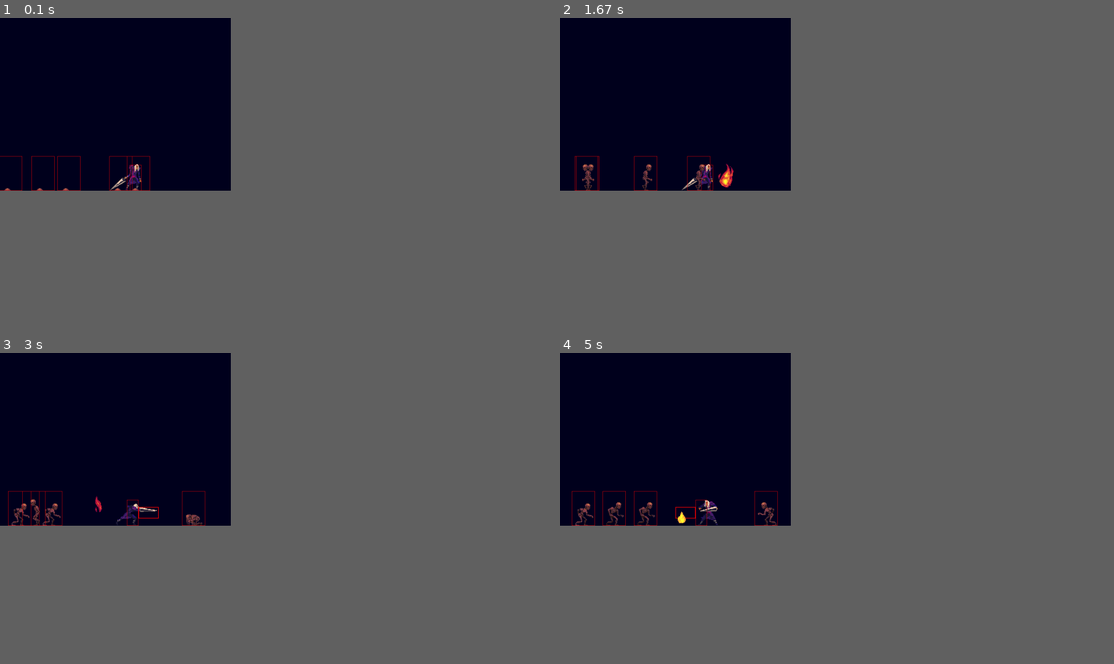
Above: before the commit, frames 1-4 (two rows, left to right).
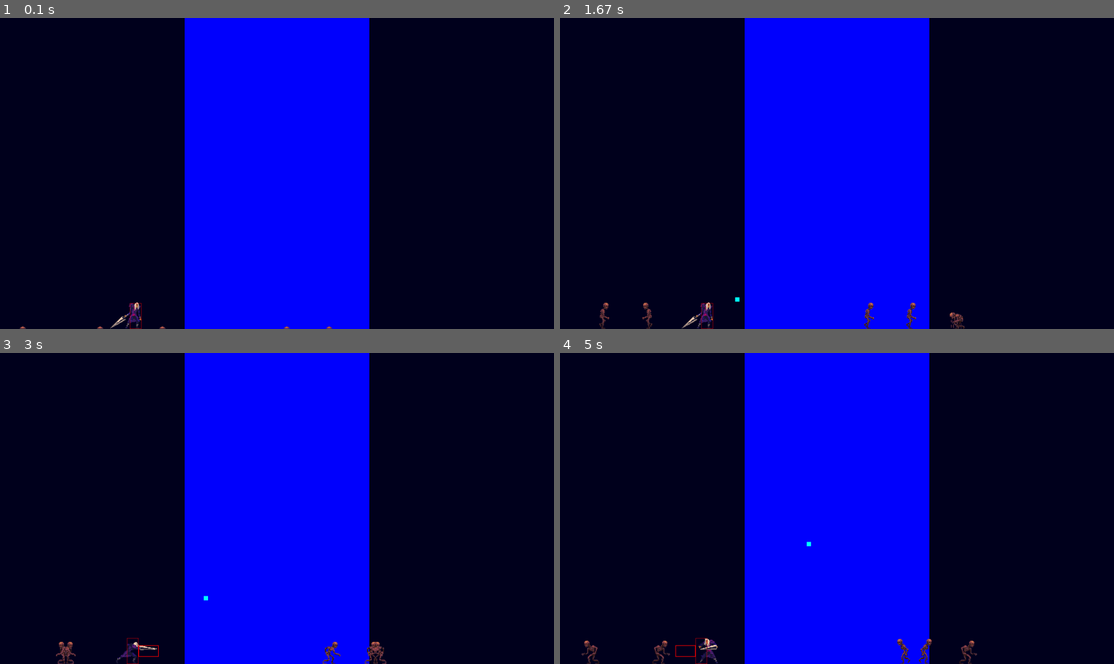
Above: after the commit, the same moments.

Repository: Valvetronix/UNLaM-Programacion-API-Pygame-Grupo-05
Game: pygame game, started from MetroidvaniaTowerDefenseSurvival/main.py
The game is run twice, just before and just after one commit, with the same random seed, the same clock (stepped at 60 frames per second) and the same inputs.
Inputs:
- Up to frame 1 (0.1 s): no input
- Up to frame 2 (1.67 s): tap Space at 0.33, 0.73, 1.03, 1.23, 1.53 s; hold Right 0.67-1.13 s; hold Right 1.17-1.63 s
- Up to frame 3 (3 s): hold Left 1.67-2.2 s; tap Space at 1.73, 2.03, 2.3, 2.6, 2.73 s; hold Left 2.23-2.63 s; hold Right from 2.67 s (still down)
- Up to frame 4 (5 s): tap Space at 3.03, 3.4, 3.7, 3.9, 4.2, 4.4, 4.7, 4.9 s; release Right at 3.3 s; hold Left 3.33-3.8 s; hold Right 3.83-4.3 s; hold Right 4.33-4.8 s; hold Left from 4.83 s (still down)
In our replay, the window is 375x281 before the commit and 900x506 after it. These sizes can differ from the game's own. Grey fills any space a smaller window leaves; there, only what the larger window draws over its background counts as a difference.

The runs differ from the first frame. In frame 1, 34% of the frame differs, in the area x 0-67%, y 0-100%; in frame 2, 34%, in the area x 2-74%, y 0-100%; in frame 3, 34%; in frame 4, 34%.

Commit message:
Cree la clase Skeleton que hereda de Enemy, la torre y almas

Diff:
--- /dev/null
+++ b/MetroidvaniaTowerDefenseSurvival/building.py
@@ -0,0 +1,11 @@
+import pygame
+import constant
+import color
+
+class Building:
+    def __init__(self, x, y):
+        self.shape = pygame.Rect(0, 0, constant.TOWER_WIDTH, constant.SCREEN_HEIGHT)
+        self.shape.midbottom = (x, y)
+
+    def draw(self, screen):
+        pygame.draw.rect(screen, color.BLUE, self.shape)
--- a/MetroidvaniaTowerDefenseSurvival/color.py
+++ b/MetroidvaniaTowerDefenseSurvival/color.py
@@ -5,3 +5,4 @@
 RED = (255, 0, 0)
 GREEN = (0, 255, 0)
 BLUE = (0, 0, 255)
+CYAN = (0, 255, 255)
--- a/MetroidvaniaTowerDefenseSurvival/constant.py
+++ b/MetroidvaniaTowerDefenseSurvival/constant.py
@@ -1,6 +1,6 @@
 #Configuración de la pantalla
-SCREEN_WIDTH = 800
-SCREEN_HEIGHT = 600
+SCREEN_WIDTH = 1920
+SCREEN_HEIGHT = 1080
 
 #HEROE
 HERO_WIDTH = 80
@@ -19,8 +19,16 @@
 SKELETON_WIDTH = 80
 SKELETON_HEIGHT = 105
 
-ENEMY_HITBOX_WIDTH = 80
-ENEMY_HITBOX_HEIGHT = 120
+SKELETON_HITBOX_WIDTH = 80
+SKELETON_HITBOX_HEIGHT = 120
+
+SOUL_WIDTH = 15
+SOUL_HEIGHT = 15
+
+#EDIFICIOS
+
+TOWER_WIDTH = SCREEN_WIDTH / 3
+TOWER_HEIGHT = 600
 
 #FPS
 FPS = 60
--- a/MetroidvaniaTowerDefenseSurvival/enemy.py
+++ b/MetroidvaniaTowerDefenseSurvival/enemy.py
@@ -1,3 +1,9 @@
+import pygame
+import color
+import constant
+import animations
+import random
+
 import pygame
 import color
 import constant
@@ -5,67 +11,65 @@
 import random
 
 class Enemy:
-    def __init__(self, x, y):
-        # Variables:
+    def __init__(self, x, y, width, height, hitbox_width, hitbox_height, base_color, souls):
+        # Atributos:
         self.alive = True
         self.dying = False
-        self.awake = False
         self.flip = False
-        self.direction = random.choice([-1, 1]) # Con esto randomizo la direccion inicial del enemigo, idealmente despues esto dependera de donde este el objetivo del enemigo.
+        self.direction = random.choice([-1, 1])  # Con esto randomizo la dirección inicial del enemigo, idealmente después esto dependerá de dónde esté el objetivo.
+        self.souls = souls
 
         # Forma
-        self.shape = pygame.Rect(0, 0, constant.SKELETON_WIDTH, constant.SKELETON_HEIGHT)
+        self.shape = pygame.Rect(0, 0, width, height)
         self.shape.midbottom = (x, y)
-        self.color = color.GREEN
+        self.color = base_color
 
         # Hitbox
-        self.hitbox = pygame.Rect(0, 0, constant.ENEMY_HITBOX_WIDTH, constant.ENEMY_HITBOX_HEIGHT)
+        self.hitbox = pygame.Rect(0, 0, hitbox_width, hitbox_height)
         self.hitbox.midbottom = self.shape.midbottom
 
-        # Animacion
-        self.animation = animations.anim_skeleton_rise
+        # Animación (debe asignarla la subclase)
+        self.animation = []
         self.frame_index = 0
         self.update_time = pygame.time.get_ticks()
-        self.image = self.animation[self.frame_index]
+        self.image = None
+
+        # Bloqueo de animaciones (por ejemplo, para esperar a que termine una animación antes de continuar)
+        self.anim_locked = False
 
     def draw(self, screen):
         flipped_image = pygame.transform.flip(self.image, self.flip, False)
         screen.blit(flipped_image, self.shape)
-        pygame.draw.rect(screen, color.RED, self.hitbox, 1)
+        #pygame.draw.rect(screen, color.RED, self.hitbox, 0 )
 
     def reset_frame_index(self):
         self.frame_index = 0
 
     def update(self):
-        # Velocidad base de las animaciones
-        cooldown_animation = 150
-
-        # Actualizacion de frames de la animacion
-        if self.frame_index < len(self.animation):
-            self.image = self.animation[self.frame_index]
-            if pygame.time.get_ticks() - self.update_time >= cooldown_animation:
-                self.frame_index += 1
-                self.update_time = pygame.time.get_ticks()
-
-        else:   # Cuando finaliza la animación
-            if self.frame_index >= len(self.animation):
-                if not self.awake:
-                    self.awake = True
-                if self.dying:
-                    self.alive = False  # Me aseguro que termine la animacion de muerte
-                else:
-                    self.reset_frame_index()
-
-        if not self.dying and self.awake:
+        if not self.dying and not self.anim_locked:
             self.walk()
-            # Detecto si toca los bordes de la pantalla e invierto la direccion
+            # Detecto si toca los bordes de la pantalla e invierto la dirección
             if self.shape.left <= 0:
                 self.direction = 1
             elif self.shape.right >= constant.SCREEN_WIDTH:
                 self.direction = -1
 
+        self.update_animation()
+
+    def update_animation(self, cooldown=150):
+        # Velocidad base de las animaciones
+        if self.frame_index < len(self.animation):
+            self.image = self.animation[self.frame_index]
+            if pygame.time.get_ticks() - self.update_time >= cooldown:
+                self.frame_index += 1
+                self.update_time = pygame.time.get_ticks()
+        else:
+            if self.anim_locked:
+                self.on_animation_unlock()
+                self.anim_locked = False
+            self.reset_frame_index()
+
     def walk(self):
-        self.animation = animations.anim_skeleton_walk
         self.shape.x += self.direction
         self.flip = self.direction > 0
         self.update_hitboxes()
@@ -75,13 +79,78 @@
         self.hitbox.bottom = self.shape.bottom
 
     def destroy(self):
-        # elimino hitbox para evitar colisiones
+        # Elimino hitbox para evitar colisiones
         self.hitbox.width = 0
         self.hitbox.height = 0
 
-        # inicia la animacion de muerte
+        # Inicia la animación de muerte
         if not self.dying:
             self.animation = animations.anim_enemy_death
             self.frame_index = 0
             self.update_time = pygame.time.get_ticks()
             self.dying = True
+            self.anim_locked = True  # Bloqueo hasta que termine la animación de muerte
+
+    def on_animation_unlock(self):
+        # Este método se llama automáticamente cuando finaliza una animación bloqueada
+        if self.dying:
+            soul = Soul(self.shape.centerx, self.shape.centery, [constant.SCREEN_WIDTH / 2, constant.SCREEN_HEIGHT / 2])
+            self.souls.append(soul)
+            self.alive = False  # Me aseguro que termine la animación de muerte
+
+
+class Skeleton(Enemy):
+    def __init__(self, x, y, souls):
+        super().__init__(
+            x, y,
+            constant.SKELETON_WIDTH, constant.SKELETON_HEIGHT,
+            constant.SKELETON_HITBOX_WIDTH, constant.SKELETON_HITBOX_HEIGHT,
+            color.GREEN, souls
+        )
+
+        # Animación de aparición desde el suelo
+        self.animation = animations.anim_skeleton_rise
+        self.image = self.animation[self.frame_index]
+        self.anim_locked = True  # Bloqueo inicial hasta que termine la animación de awake
+        self.souls = souls
+
+    def on_animation_unlock(self):
+        if self.dying:
+            soul = Soul(self.shape.centerx, self.shape.centery, [constant.SCREEN_WIDTH / 2, constant.SCREEN_HEIGHT / 2])
+            self.souls.append(soul)
+            self.alive = False
+        else:
+            self.animation = animations.anim_skeleton_walk
+            self.reset_frame_index()
+
+    def walk(self):
+        # Asigno la animación de caminar antes de mover
+        self.animation = animations.anim_skeleton_walk
+        super().walk()
+
+class Soul:
+    def __init__(self, x, y, target_position, speed = 2):
+        self.shape = pygame.Rect(0, 0, constant.SOUL_WIDTH, constant.SOUL_HEIGHT)
+        self.shape.midbottom = (x, y)
+        self.color = color.CYAN
+
+        self.target = pygame.Vector2(target_position)
+        self.position = pygame.Vector2(x, y)
+        self.speed = speed
+
+        self.arrived = False
+
+    def update(self):
+        # Dirección hacia la torre
+        direction = self.target - self.position
+        distance = direction.length()
+
+        if distance < self.speed:
+            self.arrived = True
+        else:
+            direction = direction.normalize()
+            self.position += direction * self.speed
+            self.shape.center = (round(self.position.x), round(self.position.y))
+
+    def draw(self, screen):
+        pygame.draw.rect(screen, self.color, self.shape)
--- a/MetroidvaniaTowerDefenseSurvival/hero.py
+++ b/MetroidvaniaTowerDefenseSurvival/hero.py
@@ -5,8 +5,8 @@
 
 class Hero:
     def __init__(self, x, y, animation):
-        # Variables
-        self.speed = 5
+        # Atributos
+        self.__speed = 5
         self.attack_speed = 80
         self.flip = False
         self.anim_locked = False
@@ -99,7 +99,7 @@
                 self.flip = True
             if axis_x > 0:
                 self.flip = False
-            self.shape.x += axis_x * self.speed
+            self.shape.x += axis_x * self.__speed
             #self.shape.y += axis_y * self.speed (el movimiento en el eje Y no lo usamos por el momento)
             self.animation = animations.anim_hero_run
 
--- a/MetroidvaniaTowerDefenseSurvival/main.py
+++ b/MetroidvaniaTowerDefenseSurvival/main.py
@@ -3,7 +3,8 @@
 import constant
 import color
 from hero import Hero
-from enemy import Enemy
+from enemy import Skeleton
+from building import Building
 import random
 
 # Inicializar Pygame
@@ -16,17 +17,21 @@
 # Reloj interno
 clock = pygame.time.Clock()
 
-# Variables del personajea
-hero = Hero(400, 600, animations.anim_hero_idle)
+# Variables del personaje
+hero = Hero(400, constant.SCREEN_HEIGHT, animations.anim_hero_idle)
 
 # Lista de enemigos
 enemies = []
+souls = []
+
+# Tower of Death
+tower = Building(constant.SCREEN_WIDTH / 2, constant.SCREEN_HEIGHT)
 
 # Funcion para spawnear enemigos
 def spawn_enemy():
     if len(enemies) < constant.MAX_ENEMIES:
         # Genero un enemigo con una coordenada random en el eje X
-        enemy = Enemy(random.randint(0, constant.SCREEN_WIDTH), 600)
+        enemy = Skeleton(random.randint(0, constant.SCREEN_WIDTH), constant.SCREEN_HEIGHT, souls)
         # Lo agrego a la lista de enemigos
         enemies.append(enemy)
 
@@ -45,6 +50,9 @@
     # Fondo
     screen.fill(color.BACKGROUNG_COLOR)
 
+    # Torre
+    tower.draw(screen)
+
     # Heroe
     hero.draw(screen)
 
@@ -62,6 +70,13 @@
         else:
             enemy.update()
             enemy.draw(screen)
+
+    # Recorro la lista de Almas
+    for soul in souls[:]:
+        soul.update()
+        soul.draw(screen)
+        if soul.arrived:
+            souls.remove(soul)
 
     # Eventos
     for event in pygame.event.get():
